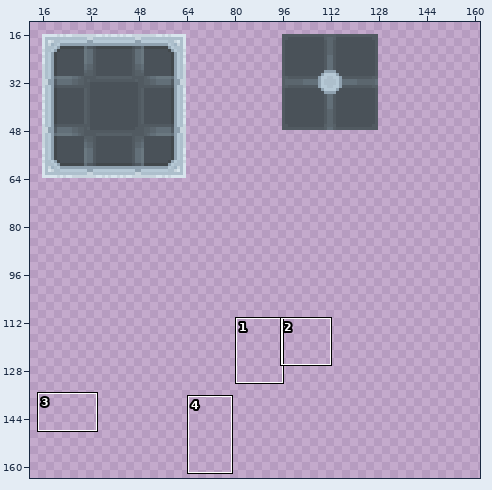
Two states of a sprite sheet, Assets/Sprites/Tilesheets/Gel Gal Tilesheet.png. Above: a wide view before the commit, with the close-up outlined.
Close-up. As it was:
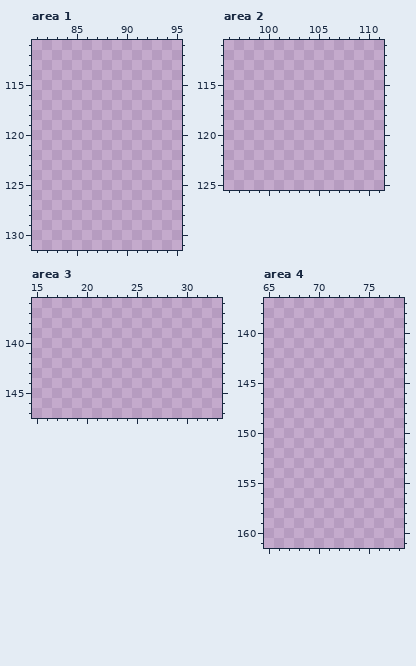
The file is 208x176 pixels. Colours within 5 levels of each other are drawn and written as one. Shown: area 1: x 81..95, y 111..131; area 2: x 96..111, y 111..125; area 3: x 15..33, y 136..147; area 4: x 65..78, y 137..161. The old version is drawn lined up with the new one. The wide view leaves out empty margins. The commit also changed other parts of the picture, which this record leaves out.
The same view after the edit:
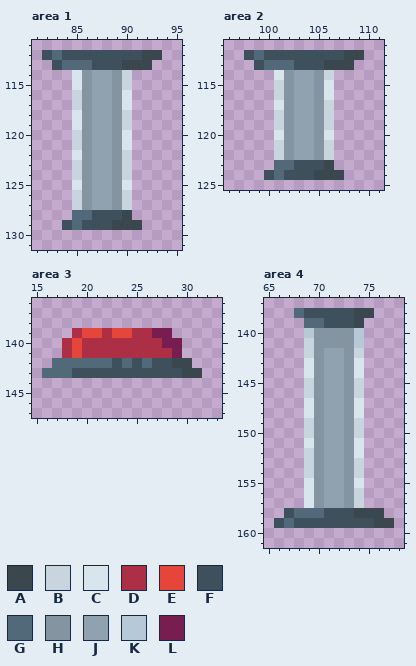
Palette (. is transparent): A #3a474f  B #c8d5de  C #d8e5ed  D #ad2f45  E #e64539  F #3e505c  G #516978  H #8494a1  J #90a2b0  K #b6c9d6  L #781d4f
Change:
whole drawing moved by -32,-32 (the old picture is shown already moved)
--- area 1
@@ x 81..95 @@
 111 ...............
-112 ...............
-113 ...............
-114 ...............
-115 ...............
-116 ...............
-117 ...............
-118 ...............
-119 ...............
-120 ...............
-121 ...............
-122 ...............
-123 ...............
-124 ...............
-125 ...............
-126 ...............
-127 ...............
-128 ...............
-129 ...............
+112 .FGFFFFFFFFAA..
+113 ..FGGGFFFAAA...
+114 ....CHJJHB.....
+115 ....CHJJHB.....
+116 ....BHJJHC.....
+117 ....BHJJHC.....
+118 ....CHJJHB.....
+119 ....CHJJHB.....
+120 ....BHJJHC.....
+121 ....BHJJHC.....
+122 ....CHJJHB.....
+123 ....BHJJHB.....
+124 ....BHJJHB.....
+125 ....CHJJHC.....
+126 ....BHJJHB.....
+127 ....BHJJHB.....
+128 ....GGFFFA.....
+129 ...FGFFFAAA....
 130 ...............
--- area 2
@@ x 96..111 @@
 111 ................
-112 ................
-113 ................
-114 ................
-115 ................
-116 ................
-117 ................
-118 ................
-119 ................
-120 ................
-121 ................
-122 ................
-123 ................
-124 ................
+112 ..FGFFFFFFFFAA..
+113 ...FGGGFFFAAA...
+114 .....CHJJHB.....
+115 .....BHJJHC.....
+116 .....BHJJHC.....
+117 .....CHJJHB.....
+118 .....BHJJHB.....
+119 .....BHJJHB.....
+120 .....CHJJHC.....
+121 .....BHJJHB.....
+122 .....BHJJHB.....
+123 .....GGFFFA.....
+124 ....FGFFFAAA....
 125 ................
--- area 3
@@ x 15..33 @@
 138 ...................
-139 ...................
-140 ...................
-141 ...................
-142 ...................
-143 ...................
+139 ....DEEDEEDDLL.....
+140 ...DEDDDDDDDDLL....
+141 ...DEDDDDDDDDDL....
+142 ..GGGGGGFGFGFFAA...
+143 .GGGFFFFFFFFFFFAA..
 144 ...................
--- area 4
@@ x 65..78 @@
 137 ..............
-138 ..............
-139 ..............
-140 ..............
-141 ..............
-142 ..............
-143 ..............
-144 ..............
-145 ..............
-146 ..............
-147 ..............
-148 ..............
-149 ..............
-150 ..............
-151 ..............
-152 ..............
-153 ..............
-154 ..............
-155 ..............
-156 ..............
-157 ..............
-158 ..............
-159 ..............
+138 ...GFFFFFAA...
+139 ....GGFFFA....
+140 ....KHHHHK....
+141 ....BHHHHK....
+142 ....BHJJHB....
+143 ....CHJJHC....
+144 ....CHJJHC....
+145 ....BHJJHB....
+146 ....BHJJHB....
+147 ....CHJJHC....
+148 ....CHJJHC....
+149 ....BHJJHB....
+150 ....BHJJHB....
+151 ....CHJJHC....
+152 ....BHJJHC....
+153 ....BHJJHB....
+154 ....BHJJHB....
+155 ....CHJJHC....
+156 ....CHJJHB....
+157 ....CHJJHB....
+158 ..FGGGFFFAAA..
+159 .FGFFFFFFFFAA.
 160 ..............
Boxes around the changes in both close-ups, in picture pixels (x1, y1, x2, y2):
added: (42, 50, 162, 230)
added: (244, 50, 364, 180)
added: (42, 328, 202, 378)
added: (274, 308, 394, 528)
